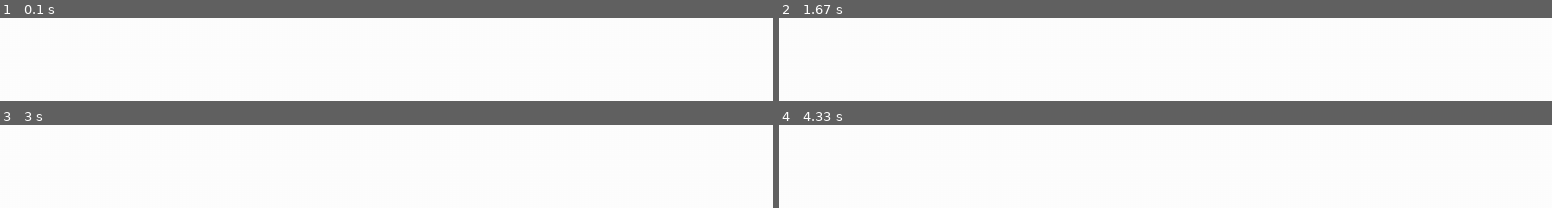
Above: before the commit, frames 1-4 (two rows, left to right).
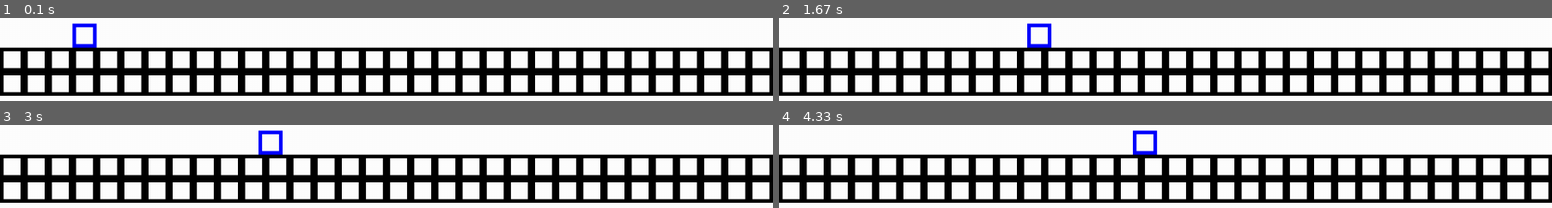
Above: after the commit, the same moments.

Repository: Thickney/PyGameSMB
Game: pygame game, started from SMB.py
The game is run twice, just before and just after one commit, with the same random seed, the same clock (stepped at 60 frames per second) and the same inputs. The source is Python 2; it was converted automatically to run under Python 3.
Inputs:
- Up to frame 1 (0.1 s): no input
- Up to frame 2 (1.67 s): hold D 0.33-0.8 s; hold D 0.83-1.3 s; tap Space at 0.9, 1.2, 1.4 s; hold A from 1.33 s (still down)
- Up to frame 3 (3 s): tap Space at 1.7, 1.97, 2.27, 2.4, 2.7 s; release A at 1.87 s; hold A 1.9-2.3 s; hold D 2.33-2.97 s
- Up to frame 4 (4.33 s): hold A 3-3.47 s; tap Space at 3.07, 3.37, 3.57, 3.87, 4.07 s; hold D 3.5-3.97 s; hold D from 4 s (still down)

The runs differ from the first frame. In frame 1, 33% of the frame differs, in the area x 0-100%, y 6-94%; in frame 2, 33%; in frame 3, 33%; in frame 4, 33%.

Commit message:
Stability update

Diff:
--- a/1-1.txt
+++ b/1-1.txt
@@ -1,8 +1,3 @@
-
-
-
-
-    m
 
 
 
@@ -13,5 +8,10 @@
 
 
 
-ggggggggggggggggggggggggggggggggggggggggggg
-ggggggggggggggggggggggggggggggggggggggggggg
+
+
+
+
+   m
+ggggggggggggggggggggggggggggggggggggggggggg    ggggggggg
+ggggggggggggggggggggggggggggggggggggggggggg    ggggggggg
--- a/SMB.py
+++ b/SMB.py
@@ -328,12 +328,17 @@
             self.map.append(GroundBlock(xPos, yPos, tileWidth, tileWidth, black))
 
         elif (tile == marioTile):
-            mario = Mario(xPos, yPos, tileWidth, tileWidth, blue)
-            marioLoaded = True
-
-    def draw (self, deltaTime):
-        for key in self.map:
-            pygame.draw.rect(screen, self.color, [key[0], key[1], tileWidth, tileWidth], 6)
+            self.map.append(Mario(xPos, yPos, tileWidth, tileWidth, marioColor))
+
+    def getMario (self):
+        for tile in self.map:
+            if tile.color == marioColor:
+                return tile
+        return None
+
+    def draw (self):
+        for tile in self.map:
+            pygame.draw.rect(screen, tile.color, [tile.x, tile.y, tile.w, tile.h], 6)
 
 
 # 1-1
@@ -346,6 +351,7 @@
         # enemies should spawn.
         return
 
+
 ####################################
 # Globals
 ####################################
@@ -356,21 +362,19 @@
 screenBGColor = white
 
 # Tiles
-tileWidth = 25
+tileWidth = 40
 blankTile = ' '
 groundTile = 'g'
 marioTile = 'm'
+marioColor = blue
 
 # Levels
 levelHandle = "1-1.txt"
 level = LevelOneOne(levelHandle)
 
 # Mario
-mario = None
-#mario = Mario(screenSize[0]/2, screenSize[1]/2, 50, 50, blue)
 groundY = screenSize[1] - 50
 gravity = 0.1
-marioLoaded = False
 
 # Game
 screen = pygame.display.set_mode(screenSize)
@@ -386,15 +390,15 @@
 def render ():
     screen.fill(screenBGColor)
 
-    if marioLoaded:
-        mario.draw()
+    level.draw()
 
     pygame.display.flip()
 
 def tick ():
     deltaTime = clock.tick(60)
 
-    if marioLoaded:
+    mario = level.getMario()
+    if not mario is None:
         mario.update(deltaTime)
 
 ####################################
@@ -411,7 +415,8 @@
     tick()
     render()
 
-    if marioLoaded and mario.isDead:
+    mario = level.getMario()
+    if not mario is None and mario.isDead:
         print "Game Over"
         running = False
 
